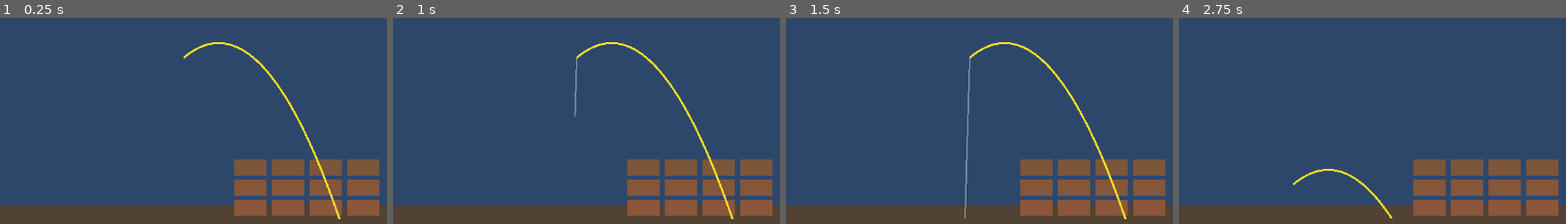
Above: before the commit, frames 1-4 (left to right).
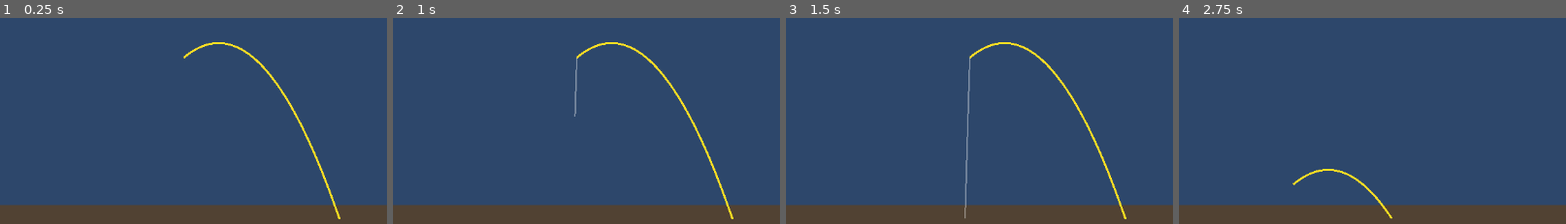
Above: after the commit, the same moments.

Repository: TrebuchetDynamics/trebuchet-dynamics-simulation
Game: Godot game, scene res://scenes/Trebuchet.tscn
The game is run twice, just before and just after one commit, with the same random seed, the same clock (stepped at 60 frames per second) and the same inputs.
Inputs:
- Up to frame 1 (0.25 s): no input
- Up to frame 2 (1 s): click "FIRE!" at 0.5 s
- Up to frame 3 (1.5 s): no input
- Up to frame 4 (2.75 s): click "FIRE!" at 2 s
The pictures show only the part of the screen within x 9-59%, y 34-84%; the shares and areas given below are measured in that part.

The runs differ from the first frame. In frame 1, 8.0% of the frame differs, in the area x 60-98%, y 68-97%; in frame 2, 8.0%; in frame 3, 8.0%; in frame 4, 8.1%.

Commit message:
feat: make Arm and Counterweight visible in the Trebuchet scene refactor: comment out castle building in Trebuchet script

Diff:
--- a/scenes/Trebuchet.tscn
+++ b/scenes/Trebuchet.tscn
@@ -40,6 +40,7 @@
 
 [node name="Arm" type="RigidBody2D" parent="Simulation/TrebuchetRig"]
 position = Vector2(0, -120)
+visible = true
 mass = 30.0
 freeze = true
 linear_damp = 0.1
@@ -51,6 +52,7 @@
 
 [node name="Counterweight" type="RigidBody2D" parent="Simulation/TrebuchetRig"]
 position = Vector2(0, -220)
+visible = true
 mass = 800.0
 linear_damp = 0.2
 angular_damp = 0.1
--- a/scripts/Trebuchet.gd
+++ b/scripts/Trebuchet.gd
@@ -74,7 +74,7 @@
 func _ready() -> void:
 	_cache_scene_refs()
 	_build_ground()
-	_build_castle()
+	# _build_castle()
 	_setup_ui()
 	_load_high_score()
 	_configure_rig_from_sliders()
